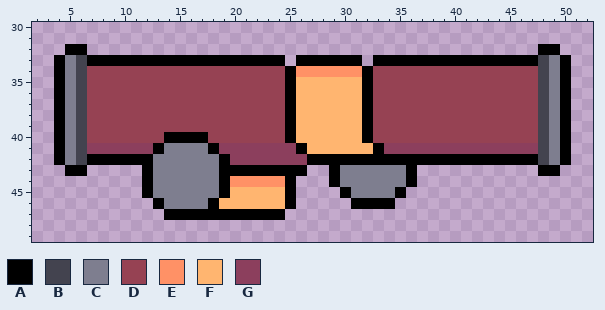
Sprite sheet, stored at Assets/Sprites/Guns/Bazooka_02.png. Above is the file before it was changed.
The file is 96x64 pixels. Shown: x 2..52, y 30..49.
Palette (. is transparent): A #000000  B #43434f  C #7e7e8f  D #964253  E #ff9166  F #ffb570  G #8c3f5d
Pixels before, first column x 4:
32 .AA.........................................AA.
33 ACBAAAAAAAAAAAAAAAAAA.AAAAAA.AAAAAAAAAAAAAAABCA
34 ACBDDDDDDDDDDDDDDDDDDAEEEEEEADDDDDDDDDDDDDDDBCA
35 ACBDDDDDDDDDDDDDDDDDDAFFFFFFADDDDDDDDDDDDDDDBCA
36 ACBDDDDDDDDDDDDDDDDDDAFFFFFFADDDDDDDDDDDDDDDBCA
37 ACBDDDDDDDDDDDDDDDDDDAFFFFFFADDDDDDDDDDDDDDDBCA
38 ACBDDDDDDDDDDDDDDDDDDAFFFFFFADDDDDDDDDDDDDDDBCA
39 ACBDDDDDDDDDDDDDDDDDDAFFFFFFADDDDDDDDDDDDDDDBCA
40 ACBDDDDDDDAAAADDDDDDDAFFFFFFADDDDDDDDDDDDDDDBCA
41 ACBGGGGGGACCCCAGGGGGGGAFFFFFFAGGGGGGGGGGGGGGBCA
42 ACBAAAAAACCCCCCAGGGGGGGAAAAAAAAAAAAAAAAAAAAABCA
43 .AA.....ACCCCCCAAAAAAAA..ACCCCCCA...........AA.
44 ........ACCCCCCAEEEEEA...ACCCCCCA..............
45 ........ACCCCCCAFFFFFA....ACCCCA...............
46 .........ACCCCAFFFFFFA.....AAAA................
47 ..........AAAAAAAAAAA..........................
Once edited:
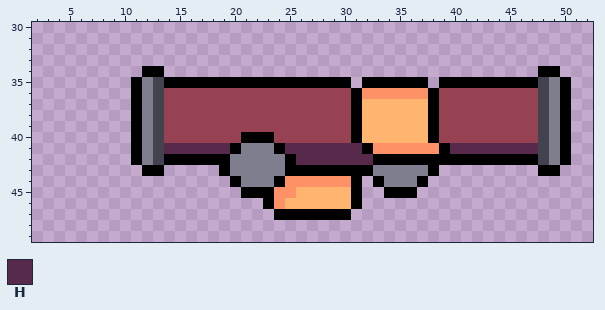
Colours new in this view: H #57294b
The edit:
Changed rows in their new state; - is an unchanged pixel.
first column x 4:
32 -..-----------------------------------------..-
33 .....................-......-..................
34 ........AA..................................AA.
35 .......ACBAAAAAAAAAAA-AAAAA.-AAAAA.AAAAAAAAA---
36 .......ACB-----------DDDDDDAEEEEEEA------------
37 .......ACB-----------DDDDDDAFFFFFFA------------
38 .......ACB-----------DDDDDDAFFFFFFA------------
39 .......ACB-----------DDDDDDAFFFFFFA------------
40 .......ACBDDDD---AAA-DDDDDDAFFFFFFA------------
41 .......ACBHHHHHHACCCAHHHHHHHAEEEEEEAHHHHHHHH---
42 .......-CBAAAAA-CCCCCAHHHHHHH------------------
43 -..------A.....-CCCCC--AA-AAA---CCA------------
44 --------........ACCCAEEEEEEA.A--CA-------------
45 --------.........AAAEEFFFFFA..A-A--------------
46 ---------..........AEFFFFFF-...----------------
47 ----------..........-AAAAAA--------------------
